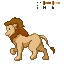
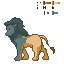
Before/after of a 64×64 layered artwork. What changed in the layer stack:
added group "Frame 6" with 3 layers above "Frame 5" over [4, 17, 53, 61]
added layer "Layer 1" (2nd of 7, in "Frame 6") in group "Frame 6" over [4, 17, 53, 61]
added layer "Layer 5" (2nd of 4, in "Frame 6") in group "Frame 6" over [5, 23, 47, 61]
added layer "Layer 2" (2nd of 7, in "Frame 6") in group "Frame 6" over [5, 19, 53, 60]
added group "Frame 5" with 3 layers above "Frame 4" over [4, 17, 53, 61]
added layer "Layer 1" (3rd of 7, in "Frame 5") in group "Frame 5" over [4, 17, 53, 61]
added layer "Layer 5" (3rd of 4, in "Frame 5") in group "Frame 5" over [5, 23, 47, 61]
added layer "Layer 2" (3rd of 7, in "Frame 5") in group "Frame 5" over [5, 19, 53, 60]
added group "Frame 4" with 3 layers above "Frame 3" over [4, 17, 53, 61]
added layer "Layer 1" (4th of 7, in "Frame 4") in group "Frame 4" over [4, 17, 53, 61]
added layer "Layer 5" (4th of 4, in "Frame 4") in group "Frame 4" over [5, 23, 47, 61]
added layer "Layer 2" (4th of 7, in "Frame 4") in group "Frame 4" over [5, 19, 53, 60]
hid group "Frame 2" (4 layers) over [4, 17, 53, 61]
painted on "Layer 1" (6th of 7, in "Frame 2") over [10, 40, 41, 61]
painted on "Layer 3" (2nd of 3, in "Frame 2") over [12, 40, 38, 60]
painted on "Layer 2" (6th of 7, in "Frame 2") over [10, 41, 38, 61]
showed "Layer 6" over [44, 11, 58, 15]
